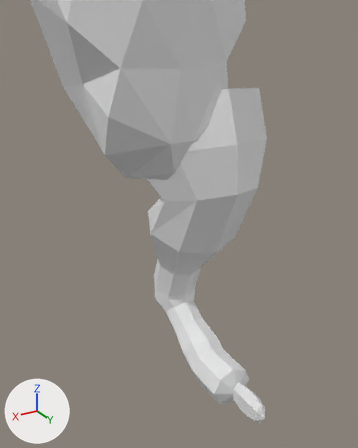
Renders of the Blender file Art/PC/PC.blend from each side of a commit.
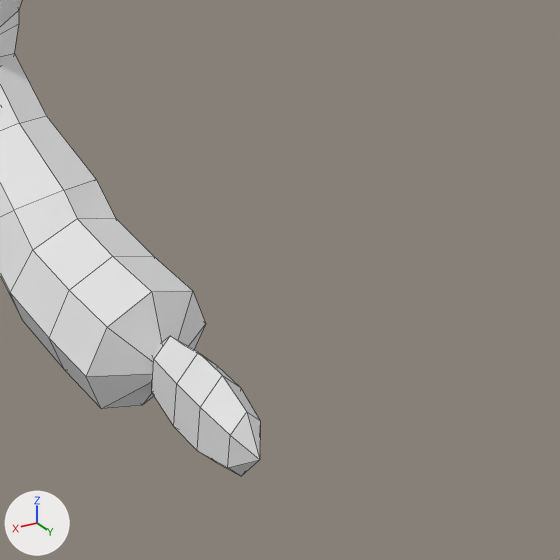
Each version is shown from a 50 mm camera at (0.919, 1.88, 1.682) aimed at (-0.126, 0.138, 0.811), then close up on the part from 53% to 98% of the width and 64% to 100% of the height. Lighting does not change. The marker at lower left points along +X, +Y and +Z. The close-ups show mesh edges as thin lines.

Names of what the first close-up shows: 'Leg', 'Toe - Middle'.
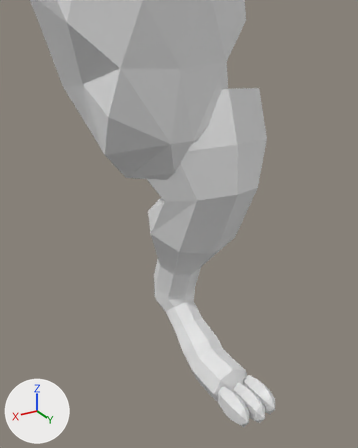
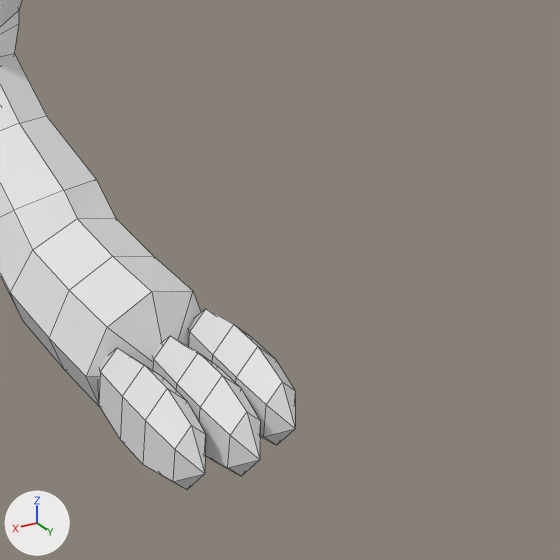
Commit message: PC Sculpt: Extruded Index Ring Toes

What differs and where, as boxes (x1, y1, x2, y2) in the close-ups (560 x 560 px):
'Toes - Ring Index', added
    after: (99, 309, 295, 490)

The change in detail:
Mesh me_circle_008 is new.
It has 64 vertices, 60 faces and spans x -0.033..0.182, y -0.038..0.038, z -0.1..0.021.
Object 'Toes - Ring Index' (ob_toes___ring_index) is new; it shows me_circle_008.
Its location is (-0.295, 0.482, 0.093).
Its rotation in degrees is (90, 0, -0.1).
Its scale is (0.975, 1.85, 1.85).
